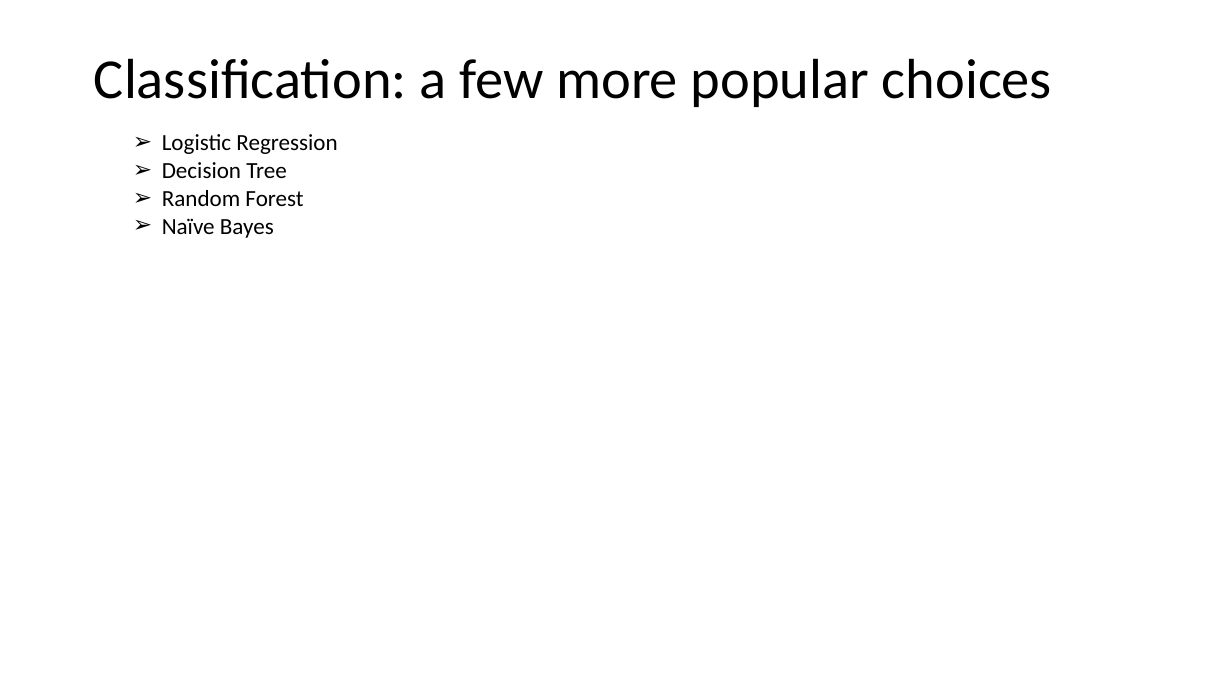
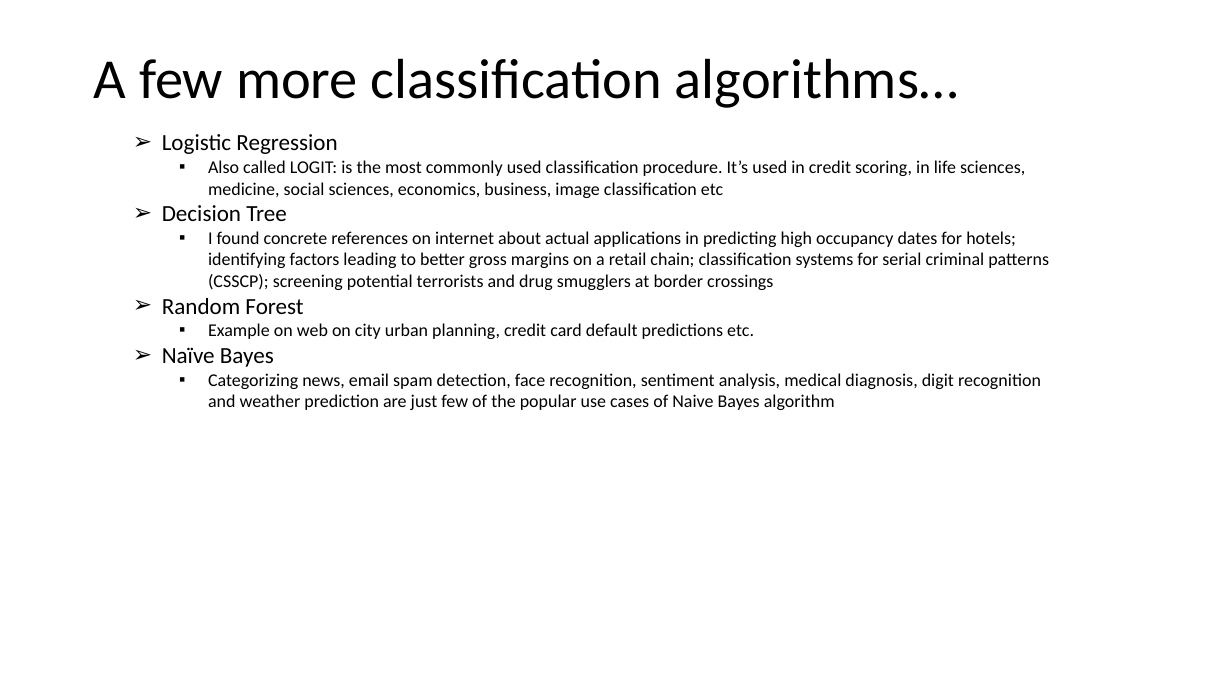
Before and after one commit to antongeorgescu/machine-learning-documentation, a slide deck: slide 3 of Algorithm and data vs performance and accuracy - Presentation.pptx. Drawn at 1232x693 pixels with LibreOffice and Linux fonts; fonts in the diff are those of the drawing. Boxes give left, top, right and bottom in pixels: in the first picture for what was removed or moved away, otherwise in the second. Text is boxed around its words. In the diff, an @@ line names an element or a change of style, - is before the commit and + after.

```diff
--- a/Algorithm and data vs performance and accuracy - Presentation.pptx
+++ b/Algorithm and data vs performance and accuracy - Presentation.pptx
@@ title at bbox=[94, 58, 958, 108]: text changed @@
-Classification: a few more popular choices
+A few more classification algorithms…
@@ text at bbox=[208, 160, 1025, 198]: paragraph added @@
+  ▪ Also called LOGIT: is the most commonly used classification procedure. It’s used in credit scoring, in life sciences, medicine, social sciences, economics, business, image classification etc
@@ text at bbox=[208, 231, 1049, 290]: paragraph added @@
+  ▪ I found concrete references on internet about actual applications in predicting high occupancy dates for hotels; identifying factors leading to better gross margins on a retail chain; classification systems for serial criminal patterns (CSSCP); screening potential terrorists and drug smugglers at border crossings
@@ text at bbox=[208, 323, 754, 339]: paragraph added @@
+  ▪ Example on web on city urban planning, credit card default predictions etc.
@@ text at bbox=[208, 373, 1041, 410]: paragraph added @@
+  ▪ Categorizing news, email spam detection, face recognition, sentiment analysis, medical diagnosis, digit recognition and weather prediction are just few of the popular use cases of Naive Bayes algorithm
```
Also in this commit, not shown: 3 other slides changed.
